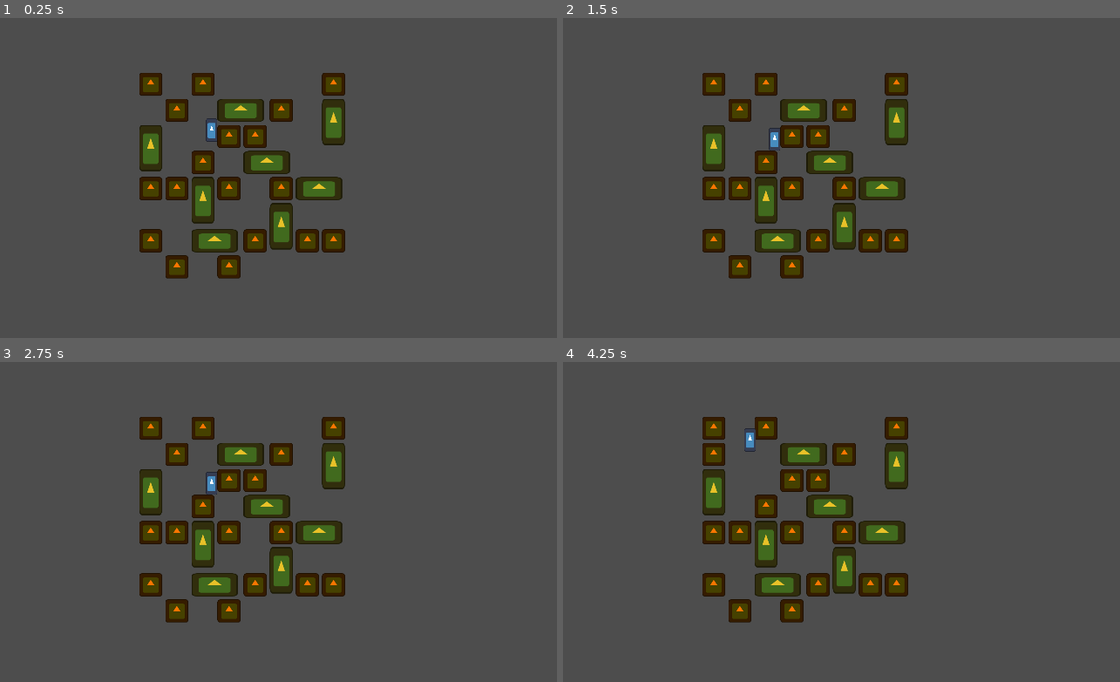
Above: before the commit, frames 1-4 (two rows, left to right).
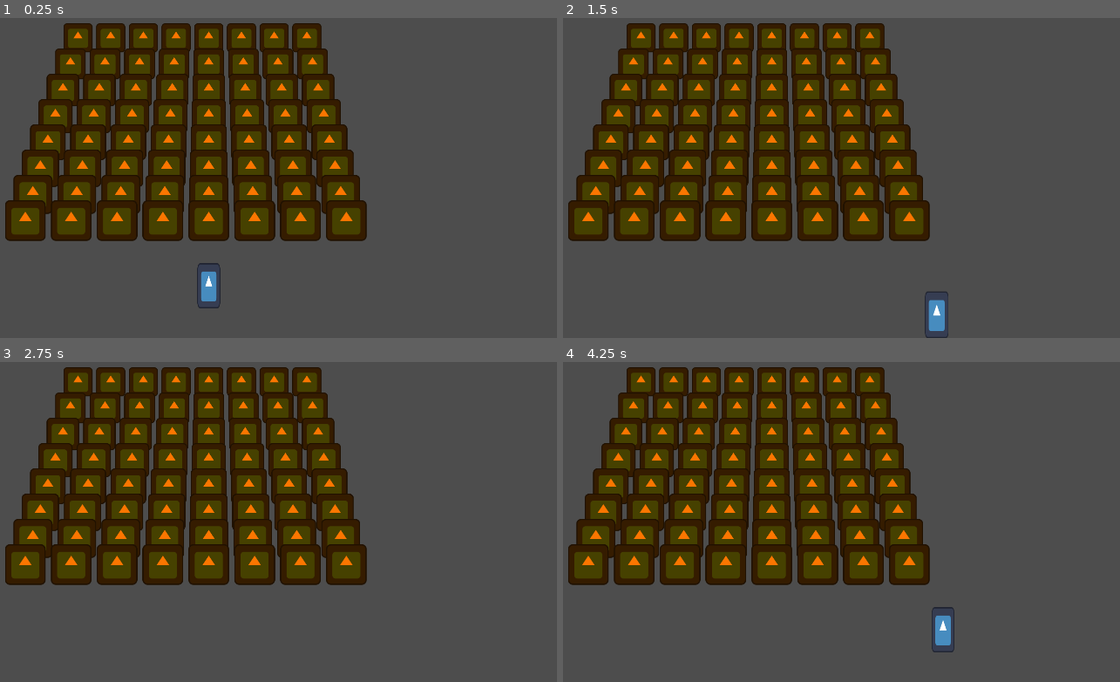
Above: after the commit, the same moments.

Repository: specialOne16/Comfy-Jam-Autumn-2025
Game: Godot game, scene res://map/map.tscn
The game is run twice, just before and just after one commit, with the same random seed, the same clock (stepped at 60 frames per second) and the same inputs. Before the commit the project starts from res://main.tscn. The engine's default icon, where the game draws it, is replaced by a stand-in: a white triangle on a blue panel in a dark square.
Inputs:
- Up to frame 1 (0.25 s): no input
- Up to frame 2 (1.5 s): tap Enter at 0.5 s; hold Right (right) 0.53-1.28 s; hold Down (down) from 1.28 s (still down)
- Up to frame 3 (2.75 s): tap Space at 2 s; release Down (down) at 2.03 s; hold Right (right) from 2.03 s (still down)
- Up to frame 4 (4.25 s): tap Enter at 2.75 s; release Right (right) at 2.78 s; hold Up (up) 2.78-3.53 s; hold Left (left) from 3.53 s (still down)

The runs differ from the first frame. In frame 1, 35% of the frame differs, in the area x 0-66%, y 1-91%; in frame 2, 35%; in frame 3, 34%; in frame 4, 35%, in the area x 0-71%, y 1-91%.

Commit message:
WIP perspective shader

Diff:
--- a/haybale/h_haybale.tscn
+++ b/haybale/h_haybale.tscn
@@ -1,18 +1,25 @@
-[gd_scene load_steps=4 format=3 uid="uid://bffv5o1svkurr"]
+[gd_scene load_steps=6 format=3 uid="uid://bffv5o1svkurr"]
 
+[ext_resource type="Shader" uid="uid://c5u5dud8tnmh8" path="res://map/perspective_shader.tres" id="1_5m8do"]
 [ext_resource type="Script" uid="uid://dvuwykhf35o3v" path="res://haybale/haybale.gd" id="1_gxfy6"]
 [ext_resource type="Texture2D" uid="uid://bqpv344x045ow" path="res://icon.svg" id="1_u4y2o"]
+
+[sub_resource type="ShaderMaterial" id="ShaderMaterial_ig5x8"]
+shader = ExtResource("1_5m8do")
+shader_parameter/position = Vector2(0, 0)
 
 [sub_resource type="RectangleShape2D" id="RectangleShape2D_gxfy6"]
 size = Vector2(128, 64)
 
 [node name="HHaybale" type="StaticBody2D"]
+material = SubResource("ShaderMaterial_ig5x8")
 collision_layer = 2
 collision_mask = 0
 script = ExtResource("1_gxfy6")
 
 [node name="Sprite2D" type="Sprite2D" parent="."]
 modulate = Color(0.909804, 0.756863, 0.156863, 1)
+use_parent_material = true
 position = Vector2(32, 0)
 scale = Vector2(1, 0.5)
 texture = ExtResource("1_u4y2o")
--- a/haybale/haybale.gd
+++ b/haybale/haybale.gd
@@ -4,7 +4,8 @@
 var map_position = Vector2i.ZERO
 
 func place():
-	position = Vector2(
+	position = LevelsConfig.MAP_OFFSET + Vector2(
 		map_position.x * LevelsConfig.BASE_TILE_SIZE.x,
 		map_position.y * LevelsConfig.BASE_TILE_SIZE.y
 	)
+	material.set_shader_parameter("position", position)
--- a/haybale/v_haybale.tscn
+++ b/haybale/v_haybale.tscn
@@ -1,18 +1,25 @@
-[gd_scene load_steps=4 format=3 uid="uid://dttryyae4plao"]
+[gd_scene load_steps=6 format=3 uid="uid://dttryyae4plao"]
 
 [ext_resource type="Texture2D" uid="uid://bqpv344x045ow" path="res://icon.svg" id="1_erg4l"]
+[ext_resource type="Shader" uid="uid://c5u5dud8tnmh8" path="res://map/perspective_shader.tres" id="1_kdr26"]
 [ext_resource type="Script" uid="uid://dvuwykhf35o3v" path="res://haybale/haybale.gd" id="1_nsg3q"]
+
+[sub_resource type="ShaderMaterial" id="ShaderMaterial_fombk"]
+shader = ExtResource("1_kdr26")
+shader_parameter/position = Vector2(0, 0)
 
 [sub_resource type="RectangleShape2D" id="RectangleShape2D_nsg3q"]
 size = Vector2(64, 128)
 
 [node name="VHaybale" type="StaticBody2D"]
+material = SubResource("ShaderMaterial_fombk")
 collision_layer = 2
 collision_mask = 0
 script = ExtResource("1_nsg3q")
 
 [node name="Sprite2D" type="Sprite2D" parent="."]
 modulate = Color(0.909804, 0.756863, 0.156863, 1)
+use_parent_material = true
 position = Vector2(0, 32)
 scale = Vector2(0.5, 1)
 texture = ExtResource("1_erg4l")
--- a/levels_config.gd
+++ b/levels_config.gd
@@ -1,4 +1,9 @@
 const BASE_TILE_SIZE = Vector2(72, 72)
+const MAP_SIZE = 8
+const MAP_OFFSET = Vector2(
+	(1920 - BASE_TILE_SIZE.x * MAP_SIZE) / 2,
+	(1080 - BASE_TILE_SIZE.y * MAP_SIZE) / 2,
+)
 
 const BASE_LEVEL = {
 	"pumkin": [
--- a/main.tscn
+++ /dev/null
@@ -1,12 +0,0 @@
-[gd_scene load_steps=3 format=3 uid="uid://r0ikfs1lkvsk"]
-
-[ext_resource type="PackedScene" uid="uid://bb0isrnipd1xm" path="res://player/player.tscn" id="1_0xm2m"]
-[ext_resource type="PackedScene" uid="uid://dmo7rjljomnwg" path="res://map/map.tscn" id="2_0xm2m"]
-
-[node name="Main" type="Node2D"]
-
-[node name="Map" parent="." instance=ExtResource("2_0xm2m")]
-position = Vector2(800, 380)
-
-[node name="Player" parent="Map" instance=ExtResource("1_0xm2m")]
-position = Vector2(174, 143)
--- a/map/map.gd
+++ b/map/map.gd
@@ -4,30 +4,32 @@
 const PUMKIN = preload("res://pumkin/pumkin.tscn")
 const H_HAYBALE = preload("res://haybale/h_haybale.tscn")
 const V_HAYBALE = preload("res://haybale/v_haybale.tscn")
-const MAP_SIZE = 8
 
 var grid: Array[Array]
 
 
 func _init() -> void:
-	grid.resize(MAP_SIZE)
+	grid.resize(LevelsConfig.MAP_SIZE)
 	for row in grid:
-		row.resize(MAP_SIZE)
+		row.resize(LevelsConfig.MAP_SIZE)
 
 func _ready() -> void:
-	for pumpkin_position in LevelsConfig.BASE_LEVEL.pumkin:
-		_make_pumkin(pumpkin_position)
-
-	for haybale_position in LevelsConfig.BASE_LEVEL.h_haybale:
-		_make_h_haybale(haybale_position)
-
-	for haybale_position in LevelsConfig.BASE_LEVEL.v_haybale:
-		_make_v_haybale(haybale_position)
+	#for pumpkin_position in LevelsConfig.BASE_LEVEL.pumkin:
+		#_make_pumkin(pumpkin_position)
+	for x in LevelsConfig.MAP_SIZE:
+		for y in LevelsConfig.MAP_SIZE:
+			_make_pumkin(Vector2i(x, y))
+	#
+	#for haybale_position in LevelsConfig.BASE_LEVEL.h_haybale:
+		#_make_h_haybale(haybale_position)
+	#
+	#for haybale_position in LevelsConfig.BASE_LEVEL.v_haybale:
+		#_make_v_haybale(haybale_position)
 
 	EventManager.push_pumkin.connect(
 		func(pumkin: Pumkin, direction: Vector2i):
 			var target_position = pumkin.map_position + direction
-			if target_position.x in range(MAP_SIZE) and target_position.y in range(MAP_SIZE):
+			if target_position.x in range(LevelsConfig.MAP_SIZE) and target_position.y in range(LevelsConfig.MAP_SIZE):
 				if grid[target_position.x][target_position.y] == null:
 					grid[pumkin.map_position.x][pumkin.map_position.y] = null
 					EventManager.pushing_pumkin.emit(true)
--- a/map/map.tscn
+++ b/map/map.tscn
@@ -1,7 +1,24 @@
-[gd_scene load_steps=2 format=3 uid="uid://dmo7rjljomnwg"]
+[gd_scene load_steps=6 format=3 uid="uid://dmo7rjljomnwg"]
 
+[ext_resource type="Shader" uid="uid://c5u5dud8tnmh8" path="res://map/perspective_shader.tres" id="1_a0dt8"]
 [ext_resource type="Script" uid="uid://bdhnxq66n4uid" path="res://map/map.gd" id="1_hgrid"]
+[ext_resource type="PackedScene" uid="uid://bb0isrnipd1xm" path="res://player/player.tscn" id="3_4hjbm"]
+[ext_resource type="Texture2D" uid="uid://by5lq4lc35826" path="res://map/level01reference.png" id="4_lgq1i"]
+
+[sub_resource type="ShaderMaterial" id="ShaderMaterial_4hjbm"]
+shader = ExtResource("1_a0dt8")
+shader_parameter/position = Vector2(0, 0)
 
 [node name="Map" type="Node2D"]
 y_sort_enabled = true
+material = SubResource("ShaderMaterial_4hjbm")
 script = ExtResource("1_hgrid")
+
+[node name="Player" parent="." instance=ExtResource("3_4hjbm")]
+position = Vector2(960, 952)
+
+[node name="PerspectiveGuide" type="Sprite2D" parent="."]
+visible = false
+z_index = -10
+position = Vector2(960, 540)
+texture = ExtResource("4_lgq1i")
--- /dev/null
+++ b/map/perspective_shader.tres
@@ -0,0 +1,139 @@
+[gd_resource type="VisualShader" load_steps=12 format=3 uid="uid://c5u5dud8tnmh8"]
+
+[sub_resource type="VisualShaderNodeFloatOp" id="VisualShaderNodeFloatOp_kddr8"]
+default_input_values = [0, 0.0, 1, 1.0]
+operator = 2
+
+[sub_resource type="VisualShaderNodeVectorCompose" id="VisualShaderNodeVectorCompose_oy1vi"]
+op_type = 0
+
+[sub_resource type="VisualShaderNodeVec2Parameter" id="VisualShaderNodeVec2Parameter_yfjly"]
+expanded_output_ports = [0]
+parameter_name = "position"
+default_value_enabled = true
+
+[sub_resource type="VisualShaderNodeFloatOp" id="VisualShaderNodeFloatOp_hxp0t"]
+default_input_values = [0, 0.0, 1, 0.002]
+operator = 2
+
+[sub_resource type="VisualShaderNodeFloatOp" id="VisualShaderNodeFloatOp_oy1vi"]
+default_input_values = [0, 0.0, 1, 960.0]
+operator = 1
+
+[sub_resource type="VisualShaderNodeInput" id="VisualShaderNodeInput_yfjly"]
+expanded_output_ports = [0]
+input_name = "vertex"
+
+[sub_resource type="VisualShaderNodeVectorOp" id="VisualShaderNodeVectorOp_cib5r"]
+default_input_values = [0, Vector2(0, 0), 1, Vector2(1, 2)]
+op_type = 0
+operator = 2
+
+[sub_resource type="VisualShaderNodeVectorCompose" id="VisualShaderNodeVectorCompose_yfjly"]
+op_type = 0
+
+[sub_resource type="VisualShaderNodeFloatOp" id="VisualShaderNodeFloatOp_yfjly"]
+default_input_values = [0, 0.0, 1, 0.001]
+operator = 2
+
+[sub_resource type="VisualShaderNodeFloatOp" id="VisualShaderNodeFloatOp_cib5r"]
+default_input_values = [0, 0.0, 1, 1.0]
+
+[sub_resource type="VisualShaderNodeVectorOp" id="VisualShaderNodeVectorOp_oowv8"]
+default_input_values = [0, Vector2(0, 0), 1, Vector2(0, 0)]
+op_type = 0
+
+[resource]
+code = "shader_type canvas_item;
+render_mode blend_mix;
+
+uniform vec2 position = vec2(0.000000, 0.000000);
+
+
+
+void vertex() {
+// Vector2Parameter:13
+	vec2 n_out13p0 = position;
+	float n_out13p1 = n_out13p0.r;
+	float n_out13p2 = n_out13p0.g;
+
+
+// FloatOp:7
+	float n_in7p1 = 0.00100;
+	float n_out7p0 = n_out13p2 * n_in7p1;
+
+
+// FloatOp:8
+	float n_in8p1 = 1.00000;
+	float n_out8p0 = n_out7p0 + n_in8p1;
+
+
+// VectorCompose:6
+	vec2 n_out6p0 = vec2(n_out8p0, n_out8p0);
+
+
+// Input:2
+	vec2 n_out2p0 = VERTEX;
+
+
+// VectorOp:3
+	vec2 n_out3p0 = n_out6p0 * n_out2p0;
+
+
+// FloatOp:15
+	float n_in15p1 = 960.00000;
+	float n_out15p0 = n_out13p1 - n_in15p1;
+
+
+// FloatOp:11
+	float n_out11p0 = n_out15p0 * n_out13p2;
+
+
+// FloatOp:14
+	float n_in14p1 = 0.00200;
+	float n_out14p0 = n_out11p0 * n_in14p1;
+
+
+// VectorCompose:12
+	float n_in12p1 = 0.00000;
+	vec2 n_out12p0 = vec2(n_out14p0, n_in12p1);
+
+
+// VectorOp:9
+	vec2 n_out9p0 = n_out3p0 + n_out12p0;
+
+
+// Output:0
+	VERTEX = n_out9p0;
+
+
+}
+"
+graph_offset = Vector2(-441.485, -40.9333)
+mode = 1
+flags/light_only = false
+nodes/vertex/0/position = Vector2(1100, 560)
+nodes/vertex/2/node = SubResource("VisualShaderNodeInput_yfjly")
+nodes/vertex/2/position = Vector2(-880, 420)
+nodes/vertex/3/node = SubResource("VisualShaderNodeVectorOp_cib5r")
+nodes/vertex/3/position = Vector2(140, 40)
+nodes/vertex/6/node = SubResource("VisualShaderNodeVectorCompose_yfjly")
+nodes/vertex/6/position = Vector2(-260, 60)
+nodes/vertex/7/node = SubResource("VisualShaderNodeFloatOp_yfjly")
+nodes/vertex/7/position = Vector2(-1020, 60)
+nodes/vertex/8/node = SubResource("VisualShaderNodeFloatOp_cib5r")
+nodes/vertex/8/position = Vector2(-640, 60)
+nodes/vertex/9/node = SubResource("VisualShaderNodeVectorOp_oowv8")
+nodes/vertex/9/position = Vector2(580, 400)
+nodes/vertex/11/node = SubResource("VisualShaderNodeFloatOp_kddr8")
+nodes/vertex/11/position = Vector2(-720, 780)
+nodes/vertex/12/node = SubResource("VisualShaderNodeVectorCompose_oy1vi")
+nodes/vertex/12/position = Vector2(120, 860)
+nodes/vertex/13/node = SubResource("VisualShaderNodeVec2Parameter_yfjly")
+nodes/vertex/13/position = Vector2(-1620, 340)
+nodes/vertex/14/node = SubResource("VisualShaderNodeFloatOp_hxp0t")
+nodes/vertex/14/position = Vector2(-360, 780)
+nodes/vertex/15/node = SubResource("VisualShaderNodeFloatOp_oy1vi")
+nodes/vertex/15/position = Vector2(-1080, 1040)
+nodes/vertex/connections = PackedInt32Array(7, 0, 8, 0, 8, 0, 6, 1, 8, 0, 6, 0, 3, 0, 9, 0, 2, 0, 3, 1, 6, 0, 3, 0, 12, 0, 9, 1, 13, 2, 7, 0, 13, 2, 11, 1, 11, 0, 14, 0, 14, 0, 12, 0, 13, 1, 15, 0, 15, 0, 11, 0, 9, 0, 0, 0)
+nodes/fragment/0/position = Vector2(680, 20)
--- a/player/player.gd
+++ b/player/player.gd
@@ -22,9 +22,12 @@
 
 	if collider is Pumkin: collider.player_push(self, delta)
 
-
+var grow = 1.0
 func _physics_process(delta):
 	get_input()
 
 	var collision = move_and_collide(velocity * delta)
 	if collision: handle_collision(collision, delta)
+
+	grow += delta
+	material.set_shader_parameter("position", position)
--- a/player/player.tscn
+++ b/player/player.tscn
@@ -1,17 +1,24 @@
-[gd_scene load_steps=4 format=3 uid="uid://bb0isrnipd1xm"]
+[gd_scene load_steps=6 format=3 uid="uid://bb0isrnipd1xm"]
 
+[ext_resource type="Shader" uid="uid://c5u5dud8tnmh8" path="res://map/perspective_shader.tres" id="1_g1dw6"]
 [ext_resource type="Script" uid="uid://ckr5dpsllsagi" path="res://player/player.gd" id="1_rkbax"]
 [ext_resource type="Texture2D" uid="uid://bqpv344x045ow" path="res://icon.svg" id="2_g1dw6"]
+
+[sub_resource type="ShaderMaterial" id="ShaderMaterial_g1dw6"]
+shader = ExtResource("1_g1dw6")
+shader_parameter/position = Vector2(0, 0)
 
 [sub_resource type="RectangleShape2D" id="RectangleShape2D_yw30f"]
 size = Vector2(32, 32)
 
 [node name="Player" type="CharacterBody2D"]
 y_sort_enabled = true
+material = SubResource("ShaderMaterial_g1dw6")
 collision_mask = 2
 script = ExtResource("1_rkbax")
 
 [node name="Sprite2D" type="Sprite2D" parent="."]
+use_parent_material = true
 position = Vector2(0, -16)
 scale = Vector2(0.25, 0.5)
 texture = ExtResource("2_g1dw6")
--- a/project.godot
+++ b/project.godot
@@ -11,7 +11,7 @@
 [application]
 
 config/name="Comfy Jam Autumn 2025"
-run/main_scene="uid://r0ikfs1lkvsk"
+run/main_scene="uid://dmo7rjljomnwg"
 config/features=PackedStringArray("4.4", "GL Compatibility")
 config/icon="res://icon.svg"
 
--- a/pumkin/pumkin.gd
+++ b/pumkin/pumkin.gd
@@ -31,7 +31,7 @@
 	await tween.tween_property(
 		self,
 		"position",
-		Vector2(
+		LevelsConfig.MAP_OFFSET + Vector2(
 			map_position.x * LevelsConfig.BASE_TILE_SIZE.x,
 			map_position.y * LevelsConfig.BASE_TILE_SIZE.y
 		),
@@ -40,7 +40,7 @@
 
 
 func place():
-	position = Vector2(
+	position = LevelsConfig.MAP_OFFSET + Vector2(
 		map_position.x * LevelsConfig.BASE_TILE_SIZE.x,
 		map_position.y * LevelsConfig.BASE_TILE_SIZE.y
 	)
@@ -52,3 +52,5 @@
 		last_push_countdown = PUSH_COUNTDOWN
 
 	last_push_countdown = current_push_countdown
+
+	material.set_shader_parameter("position", position)
--- a/pumkin/pumkin.tscn
+++ b/pumkin/pumkin.tscn
@@ -1,20 +1,29 @@
-[gd_scene load_steps=4 format=3 uid="uid://vlaaxixjfahb"]
+[gd_scene load_steps=6 format=3 uid="uid://vlaaxixjfahb"]
 
 [ext_resource type="Script" uid="uid://d0h77duk88sjq" path="res://pumkin/pumkin.gd" id="1_ekby2"]
+[ext_resource type="Shader" uid="uid://c5u5dud8tnmh8" path="res://map/perspective_shader.tres" id="1_jmrq1"]
 [ext_resource type="Texture2D" uid="uid://bqpv344x045ow" path="res://icon.svg" id="2_jmrq1"]
+
+[sub_resource type="ShaderMaterial" id="ShaderMaterial_c7asv"]
+resource_local_to_scene = true
+shader = ExtResource("1_jmrq1")
+shader_parameter/position = Vector2(0, 0)
 
 [sub_resource type="RectangleShape2D" id="RectangleShape2D_k8rdu"]
 size = Vector2(64, 64)
 
-[node name="Haybale" type="AnimatableBody2D"]
+[node name="Pumkin" type="AnimatableBody2D"]
+material = SubResource("ShaderMaterial_c7asv")
 collision_layer = 2
 collision_mask = 0
 script = ExtResource("1_ekby2")
 
 [node name="Sprite2D" type="Sprite2D" parent="."]
 modulate = Color(0.984314, 0.462745, 0, 1)
+use_parent_material = true
 scale = Vector2(0.5, 0.5)
 texture = ExtResource("2_jmrq1")
 
 [node name="CollisionShape2D" type="CollisionShape2D" parent="."]
+z_index = 10
 shape = SubResource("RectangleShape2D_k8rdu")
Binary file added: map/level01reference.png
Not shown, added: map/level01reference.png.import
